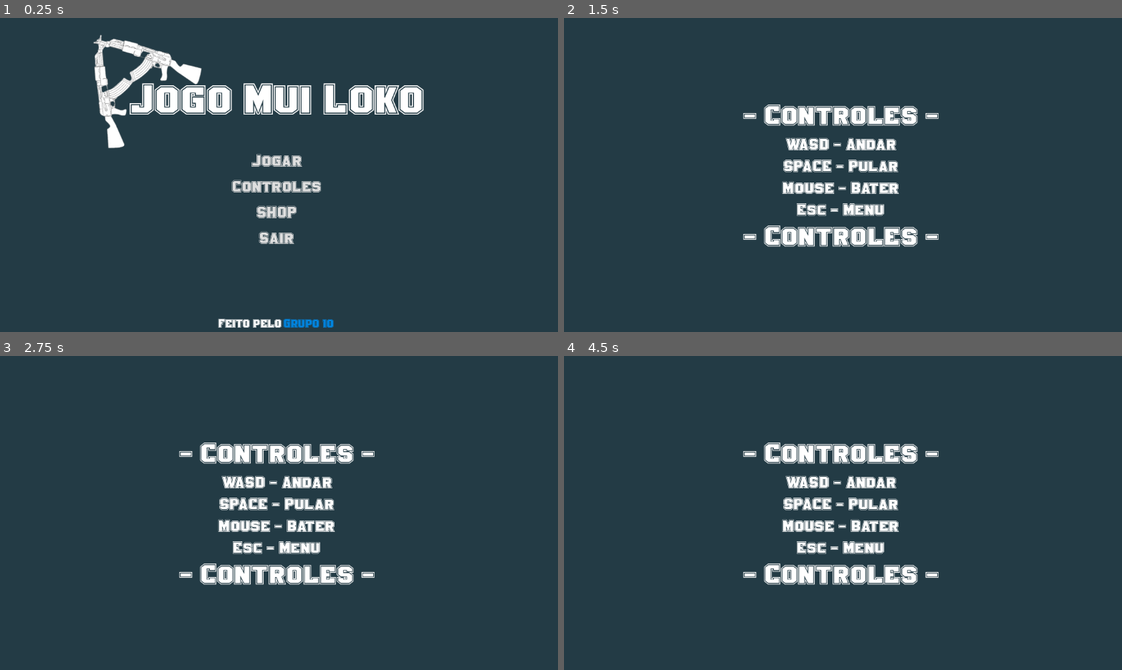
Above: before the commit, frames 1-4 (two rows, left to right).
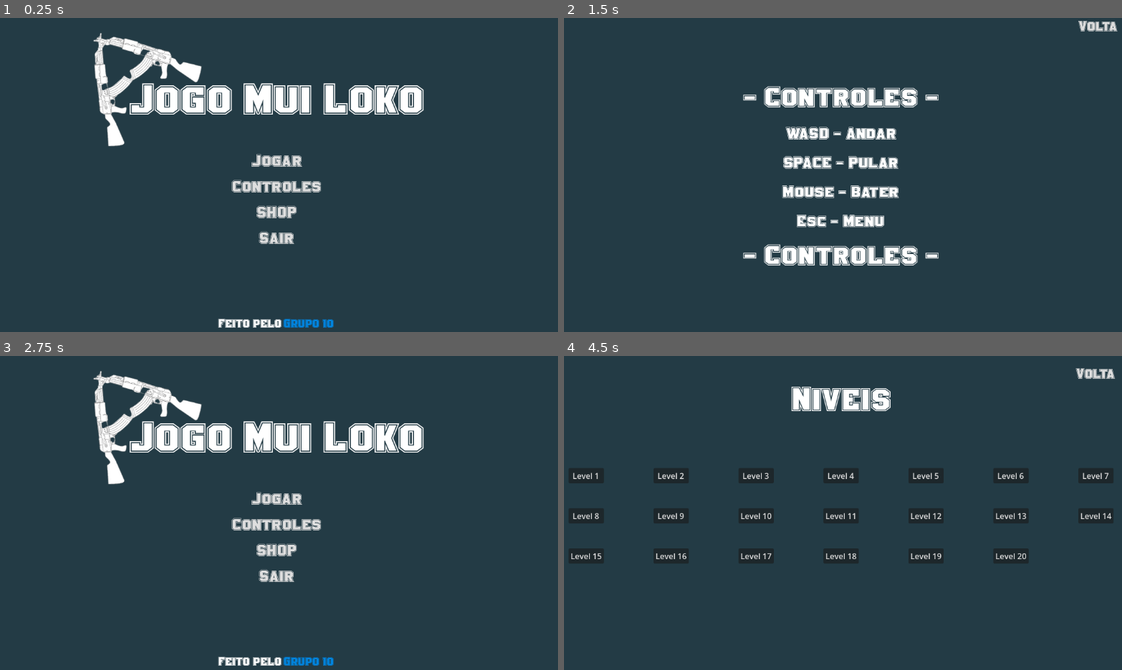
Above: after the commit, the same moments.

Repository: project-godot/project_godot_group10
Game: Godot game, scene res://main/MainMenu.tscn
The game is run twice, just before and just after one commit, with the same random seed, the same clock (stepped at 60 frames per second) and the same inputs.
Inputs (mouse positions are in pixels of both pictures, inside the frame that each line leads up to):
- Up to frame 1 (0.25 s): no input
- Up to frame 2 (1.5 s): click "Grupo 10" at 0.5 s; click "Controles" at 1.25 s
- Up to frame 3 (2.75 s): click (535, 365) at 2 s, where only the run after the commit has a clickable "Volta"
- Up to frame 4 (4.5 s): click (843, 550) at 2.75 s, where only the run after the commit has a clickable "SHOP"; click (1094, 374) at 3.5 s, where only the run after the commit has a clickable "Volta"; click (843, 500) at 4.25 s, where only the run after the commit has a clickable "Jogar"

The runs differ from the first frame. In frame 1, 1.1% of the frame differs, in the area x 16-37%, y 4-42%; in frame 2, 9.7%; in frame 3, 11%; in frame 4, 12%, in the area x 0-99%, y 3-73%.

Commit message:
adjusted project and added back button

Diff:
--- /dev/null
+++ b/main/BackButton.gd
@@ -0,0 +1,21 @@
+extends Button
+
+@export var scene_path: String
+
+func _ready() -> void:
+	for button in get_tree().get_nodes_in_group("button"):
+		button.mouse_exited.connect(mouse_interaction.bind(button, "exited"))
+		button.mouse_entered.connect(mouse_interaction.bind(button, "entered"))
+
+func _on_pressed():
+	if not scene_path.is_empty():
+		get_tree().change_scene_to_file(scene_path)
+	else:
+		print("Caminho da cena não definido no Inspector do botão!")
+
+func mouse_interaction(button: Button, state: String) -> void:
+	match state:
+		"exited":
+			button.modulate.a = 1.0
+		"entered":
+			button.modulate.a = 0.5
--- /dev/null
+++ b/main/BackButton.tscn
@@ -0,0 +1,22 @@
+[gd_scene load_steps=3 format=3 uid="uid://ceas8yhy2k6d"]
+
+[ext_resource type="FontFile" uid="uid://c2xs02gn1854n" path="res://assets/fonts/Golden Varsity Outline.ttf" id="1_glytj"]
+[ext_resource type="Script" uid="uid://b0dvgk783kiie" path="res://main/BackButton.gd" id="2_pw7mm"]
+
+[node name="BackButton" type="Button" groups=["button"]]
+anchors_preset = -1
+anchor_left = 1.0
+anchor_right = 1.0
+offset_left = -137.0
+offset_top = 20.0
+offset_right = -20.0
+offset_bottom = 80.0
+grow_horizontal = 0
+focus_mode = 0
+theme_override_fonts/font = ExtResource("1_glytj")
+theme_override_font_sizes/font_size = 30
+text = "Volta"
+flat = true
+script = ExtResource("2_pw7mm")
+
+[connection signal="pressed" from="." to="." method="_on_pressed"]
--- a/main/Controls.tscn
+++ b/main/Controls.tscn
@@ -1,6 +1,7 @@
-[gd_scene load_steps=2 format=3 uid="uid://rp6acgwrggiw"]
+[gd_scene load_steps=3 format=3 uid="uid://rp6acgwrggiw"]
 
 [ext_resource type="FontFile" uid="uid://c2xs02gn1854n" path="res://assets/fonts/Golden Varsity Outline.ttf" id="1_8f2ha"]
+[ext_resource type="PackedScene" uid="uid://ceas8yhy2k6d" path="res://main/BackButton.tscn" id="2_3j33n"]
 
 [node name="Controls" type="Control"]
 layout_mode = 3
@@ -34,7 +35,7 @@
 grow_horizontal = 2
 grow_vertical = 2
 size_flags_vertical = 0
-theme_override_constants/separation = 10
+theme_override_constants/separation = 25
 alignment = 1
 
 [node name="HContainer" type="HBoxContainer" parent="VContainer"]
@@ -92,3 +93,10 @@
 text = "- Controles -"
 horizontal_alignment = 1
 vertical_alignment = 1
+
+[node name="BackButton" parent="." instance=ExtResource("2_3j33n")]
+layout_mode = 1
+anchors_preset = 1
+offset_left = -117.0
+offset_bottom = 40.0
+scene_path = "res://main/MainMenu.tscn"
--- a/main/LevelSelect.tscn
+++ b/main/LevelSelect.tscn
@@ -1,6 +1,7 @@
-[gd_scene load_steps=2 format=3 uid="uid://tvopkw2op6hj"]
+[gd_scene load_steps=3 format=3 uid="uid://tvopkw2op6hj"]
 
 [ext_resource type="FontFile" uid="uid://c2xs02gn1854n" path="res://assets/fonts/Golden Varsity Outline.ttf" id="1_r3wop"]
+[ext_resource type="PackedScene" uid="uid://ceas8yhy2k6d" path="res://main/BackButton.tscn" id="2_jr1f4"]
 
 [node name="LevelSelect" type="Control"]
 layout_mode = 3
@@ -151,3 +152,12 @@
 layout_mode = 2
 focus_mode = 0
 text = "Level 20"
+
+[node name="BackButton" parent="." instance=ExtResource("2_jr1f4")]
+layout_mode = 1
+anchors_preset = -1
+offset_left = -87.0
+offset_top = 20.0
+offset_right = -20.0
+offset_bottom = 37.0
+scene_path = "res://main/MainMenu.tscn"
--- /dev/null
+++ b/main/MainMenu.gd
@@ -0,0 +1,27 @@
+extends Control
+
+func _ready() -> void:
+	for button in get_tree().get_nodes_in_group("button"):
+		button.pressed.connect(on_button_pressed.bind(button))
+		button.mouse_exited.connect(mouse_interaction.bind(button, "exited"))
+		button.mouse_entered.connect(mouse_interaction.bind(button, "entered"))
+
+func on_button_pressed(button: Button) -> void:
+	match button.name:
+		"ButtonPlay":
+			get_tree().change_scene_to_file("res://main/LevelSelect.tscn")
+		"ButtonControls":
+			get_tree().change_scene_to_file("res://main/Controls.tscn")
+		"ButtonShop":
+			get_tree().change_scene_to_file("res://main/Shop.tscn")
+		"ButtonQuit":
+			get_tree().quit()
+		"ButtonInfo":
+			OS.shell_open("https://media.licdn.com/dms/image/v2/C4E12AQGC77I_ni5vhQ/article-cover_image-shrink_600_2000/article-cover_image-shrink_600_2000/0/1547650472214?e=2147483647&v=beta&t=0IqtSeF59nVecE6-YVnVH1Pp2hw207O-eilh6pQaAMA")
+
+func mouse_interaction(button: Button, state: String) -> void:
+	match state:
+		"exited":
+			button.modulate.a = 1.0
+		"entered":
+			button.modulate.a = 0.5
--- a/main/MainMenu.tscn
+++ b/main/MainMenu.tscn
@@ -1,7 +1,8 @@
-[gd_scene load_steps=3 format=3 uid="uid://whq4xtv7pk31"]
+[gd_scene load_steps=4 format=3 uid="uid://whq4xtv7pk31"]
 
 [ext_resource type="FontFile" uid="uid://c2xs02gn1854n" path="res://assets/fonts/Golden Varsity Outline.ttf" id="1_e0qxd"]
-[ext_resource type="Texture2D" uid="uid://dgomgr1hndemk" path="res://assets/images/ak-removebg-preview.png" id="2_id64e"]
+[ext_resource type="Script" uid="uid://bpaatyrf5gryf" path="res://main/MainMenu.gd" id="1_xnj2o"]
+[ext_resource type="Texture2D" uid="uid://dgomgr1hndemk" path="res://assets/images/ak.png" id="2_id64e"]
 
 [node name="MainMenu" type="Control"]
 layout_mode = 3
@@ -10,6 +11,7 @@
 anchor_bottom = 1.0
 grow_horizontal = 2
 grow_vertical = 2
+script = ExtResource("1_xnj2o")
 
 [node name="BackGroundColor" type="ColorRect" parent="."]
 layout_mode = 1
@@ -121,7 +123,7 @@
 
 [node name="ak2" type="Sprite2D" parent="."]
 auto_translate_mode = 2
-position = Vector2(278, 119)
+position = Vector2(278, 115)
 rotation = -0.698132
 scale = Vector2(0.71, 0.71)
 texture = ExtResource("2_id64e")
--- a/main/Shop.tscn
+++ b/main/Shop.tscn
@@ -1,4 +1,7 @@
-[gd_scene format=3 uid="uid://ddr5h2oqsvcs3"]
+[gd_scene load_steps=3 format=3 uid="uid://ddr5h2oqsvcs3"]
+
+[ext_resource type="FontFile" uid="uid://c2xs02gn1854n" path="res://assets/fonts/Golden Varsity Outline.ttf" id="1_ecatr"]
+[ext_resource type="PackedScene" uid="uid://ceas8yhy2k6d" path="res://main/BackButton.tscn" id="1_pdlai"]
 
 [node name="Shop" type="Control"]
 layout_mode = 3
@@ -16,3 +19,25 @@
 grow_horizontal = 2
 grow_vertical = 2
 color = Color(0.139447, 0.231082, 0.268781, 1)
+
+[node name="LabelLevelSelect" type="Label" parent="."]
+layout_mode = 1
+anchors_preset = 5
+anchor_left = 0.5
+anchor_right = 0.5
+offset_left = -100.0
+offset_top = 60.0
+offset_right = 100.0
+offset_bottom = 127.0
+grow_horizontal = 2
+theme_override_fonts/font = ExtResource("1_ecatr")
+theme_override_font_sizes/font_size = 70
+text = "SHOP"
+horizontal_alignment = 1
+vertical_alignment = 1
+
+[node name="BackButton" parent="." instance=ExtResource("1_pdlai")]
+layout_mode = 1
+offset_left = -117.0
+offset_bottom = 60.0
+scene_path = "res://main/MainMenu.tscn"
--- a/managers/GameManager.gd
+++ b/managers/GameManager.gd
@@ -1,27 +1 @@
-extends Control
-
-func _ready() -> void:
-	for button in get_tree().get_nodes_in_group("button"):
-		button.pressed.connect(on_button_pressed.bind(button))
-		button.mouse_exited.connect(mouse_interaction.bind(button, "exited"))
-		button.mouse_entered.connect(mouse_interaction.bind(button, "entered"))
-
-func on_button_pressed(button: Button) -> void:
-	match button.name:
-		"ButtonPlay":
-			get_tree().change_scene_to_file("res://main/LevelSelect.tscn")
-		"ButtonControls":
-			get_tree().change_scene_to_file("res://main/Controls.tscn")
-		"ButtonShop":
-			get_tree().change_scene_to_file("res://main/Shop.tscn")
-		"ButtonQuit":
-			get_tree().quit()
-		"ButtonInfo":
-			OS.shell_open("https://media.licdn.com/dms/image/v2/C4E12AQGC77I_ni5vhQ/article-cover_image-shrink_600_2000/article-cover_image-shrink_600_2000/0/1547650472214?e=2147483647&v=beta&t=0IqtSeF59nVecE6-YVnVH1Pp2hw207O-eilh6pQaAMA")
-
-func mouse_interaction(button: Button, state: String) -> void:
-	match state:
-		"exited":
-			button.modulate.a = 1.0
-		"entered":
-			button.modulate.a = 0.5
+extends Node2D
--- a/project.godot
+++ b/project.godot
@@ -13,11 +13,14 @@
 config/name="project_godot"
 run/main_scene="uid://whq4xtv7pk31"
 config/features=PackedStringArray("4.4", "Forward Plus")
-config/icon="res://icon.svg"
 
 [autoload]
 
 GameManager="*res://managers/GameManager.gd"
+
+[global_group]
+
+button=""
 
 [importer_defaults]
 
Renamed: assets/images/ak-removebg-preview.png -> assets/images/ak.png
Not shown, changed: assets/images/ak.png.import
Not shown, added: main/BackButton.gd.uid
Not shown, added: main/MainMenu.gd.uid
